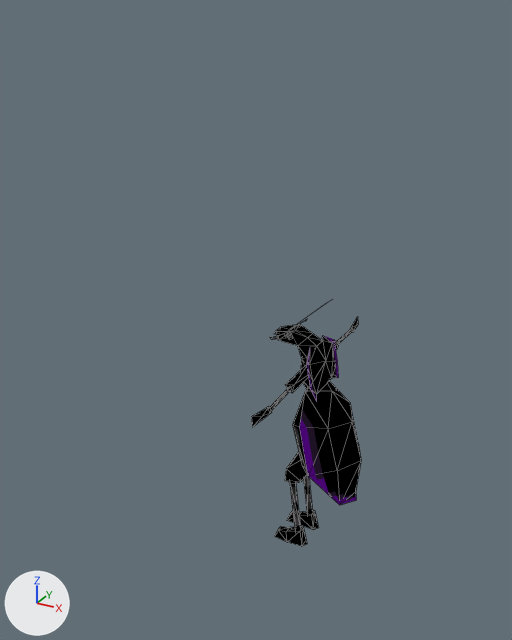
The Blender file assets/beetleBoi.blend, before and after one commit.
Before and after are seen from a 50 mm lens placed at (5.81, -12.8, 11.86), pointed at (-1.18, -0.09, 5.5). The axes (+X, +Y, +Z) are drawn at lower left. The lights are the same throughout. Mesh edges are drawn as thin lines.

The scene before the commit, as lines of its bpy script (objects in view):
```python
ob_abdomen = bpy.data.objects.new('abdomen', me_cube_001)
ob_abdomen.location = (0.64, 0.0, 3.0)
ob_abdomen.rotation_euler = (0.0, -0.31, 0.0)  # degrees (0, -18, 0)
ob_abdomen.scale = (1.29, 1.29, 1.29)
ob_arm = bpy.data.objects.new('arm', me_plane_001)
ob_arm.location = (0.32, 0.22, 4.64)
ob_arm.rotation_euler = (-1.709, 0.0, 0.0)  # degrees (-98, 0, 0)
ob_leg = bpy.data.objects.new('leg', me_plane_002)
ob_leg.location = (0.71, 0.26, 3.24)
ob_leg.rotation_euler = (0.0, 1.571, 0.0)  # degrees (0, 90, 0)
ob_thoraxhead = bpy.data.objects.new('thoraxHead', me_plane_003)
ob_thoraxhead.location = (0.35, 0.0, 5.26)
```
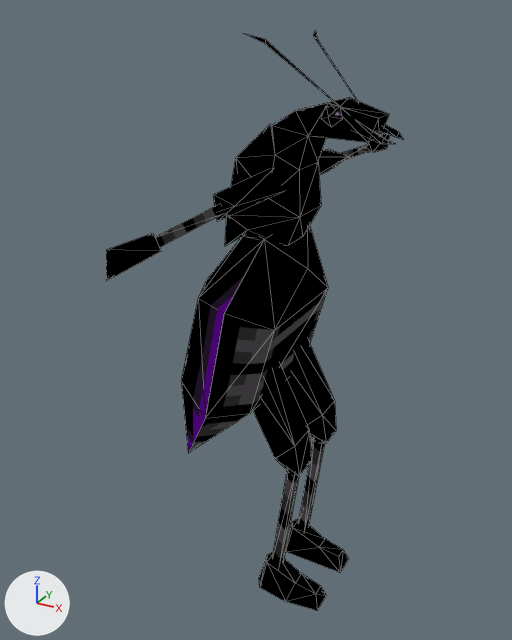
Location of each change, [x1, y1, x2, y2] in pixels of the pictures (512 x 640 px; the box of a moved part takes in the faces that stretch with it):
```json
{"object": "abdomen", "change": "reshaped, moved, turned, rescaled", "before": [293, 381, 361, 505], "after": [106, 29, 403, 611]}
{"object": "thoraxHead", "change": "deleted", "before": [270, 306, 339, 402], "faces in mat_sm64_material": [286, 306, 339, 402], "faces in mat_sm64_material_001": [270, 324, 323, 392]}
{"object": "leg", "change": "deleted", "before": [275, 451, 319, 546], "faces in mat_sm64_material_001": [275, 451, 319, 546], "faces in mat_sm64_material": [290, 475, 313, 531]}
{"object": "arm", "change": "deleted", "before": [251, 316, 358, 427], "faces in mat_sm64_material_001": [251, 316, 358, 427], "faces in mat_sm64_material": [270, 329, 352, 411]}
{"part": 1, "of": "me_cube_001", "change": "moved or reshaped", "before": [293, 393, 308, 475], "after": [188, 225, 328, 453]}
{"part": 2, "of": "me_cube_001", "change": "moved or reshaped", "before": [300, 381, 361, 505], "after": [181, 235, 271, 452]}
{"part": 3, "of": "me_cube_001", "change": "added", "after": [106, 29, 403, 611], "on screen": "black"}
```

Scene script edits in JSON lines:
```json
{"block": "me_cube_001", "where": "# used by ob_abdomen; location = (0.64, 0.0, 3.0); rotation_euler = (0.0, -0.31, 0.0), in degrees (0, -18, 0); scale = (1.29, 1.29, 1.29)"}
{"op": "remove", "block": "me_cube_001", "code": "me_cube_001.from_pydata(...)  # 31 vertices, 40 faces; spans x -0.38..0.53, y -0.76..0.76, z -1.31..1.02"}
{"op": "add", "block": "me_cube_001", "code": "me_cube_001.from_pydata(...)  # 211 vertices, 306 faces; spans x -3.07..1.76, y -5.78..5.78, z -1.24..11.47"}
{"block": "me_cube_001", "change": "me_cube_001 part 1: the loose piece of 14 vertices spanning x -0.38..0.21, y -0.76..0.76, z -1.31..1.02 is multiplied about its middle by the matrix ((-2.6, 0.0, 0.833), (0.0, -2.73, 0.0), (0.833, 0.0, 2.6)), then moved by (-1.16, 0.0, 4.77)"}
{"block": "me_cube_001", "change": "me_cube_001 part 2: the loose piece of 17 vertices spanning x -0.14..0.53, y -0.76..0.76, z -1.31..1.02 is multiplied about its middle by the matrix ((-2.6, 0.0, 0.833), (0.0, -2.73, 0.0), (0.833, 0.0, 2.6)), then moved by (-2.18, 0.0, 5.0)"}
{"block": "me_cube_001", "change": "me_cube_001 part 3"}
{"block": "me_cube_001", "change": "174 vertices are added at x -1.74..1.76, y -5.78..5.78, z -1.24..11.47"}
{"block": "me_cube_001", "change": "6 new vertices lie (0.42, 0.0, 3.18) away from vertices in x -0.42..-0.16, y -0.86..0.86, z -0.67..-0.64"}
{"block": "me_cube_001", "change": "190 new faces join them, mat_sm64_material_001"}
{"block": "me_cube_001", "change": "76 new faces join them, mat_sm64_material"}
{"op": "add", "block": "me_cube_001", "code": "me_cube_001.materials.append(mat_sm64_material_001)"}
{"op": "set", "path": "ob_abdomen.rotation_euler", "old": "(0.0, -0.31, 0.0)", "new": "(0.0, 0.0, 0.0)", "note": "degrees (0, -18, 0) -> degrees (0, 0, 0)"}
{"op": "set", "path": "ob_abdomen.scale", "old": "(1.29, 1.29, 1.29)", "new": "(1.0, 1.0, 1.0)"}
{"op": "set", "path": "ob_abdomen.location", "old": "(0.64, 0.0, 3.0)", "new": "(0.0, 0.0, 0.0)"}
{"op": "remove", "block": "ob_arm", "code": ["ob_arm = bpy.data.objects.new('arm', me_plane_001)", "ob_arm.location = (0.32, 0.22, 4.64)", "ob_arm.rotation_euler = (-1.709, 0.0, 0.0)  # degrees (-98, 0, 0)"]}
{"op": "remove", "block": "ob_leg", "code": ["ob_leg = bpy.data.objects.new('leg', me_plane_002)", "ob_leg.location = (0.71, 0.26, 3.24)", "ob_leg.rotation_euler = (0.0, 1.571, 0.0)  # degrees (0, 90, 0)"]}
{"op": "remove", "block": "ob_thoraxhead", "code": ["ob_thoraxhead = bpy.data.objects.new('thoraxHead', me_plane_003)", "ob_thoraxhead.location = (0.35, 0.0, 5.26)"]}
```
